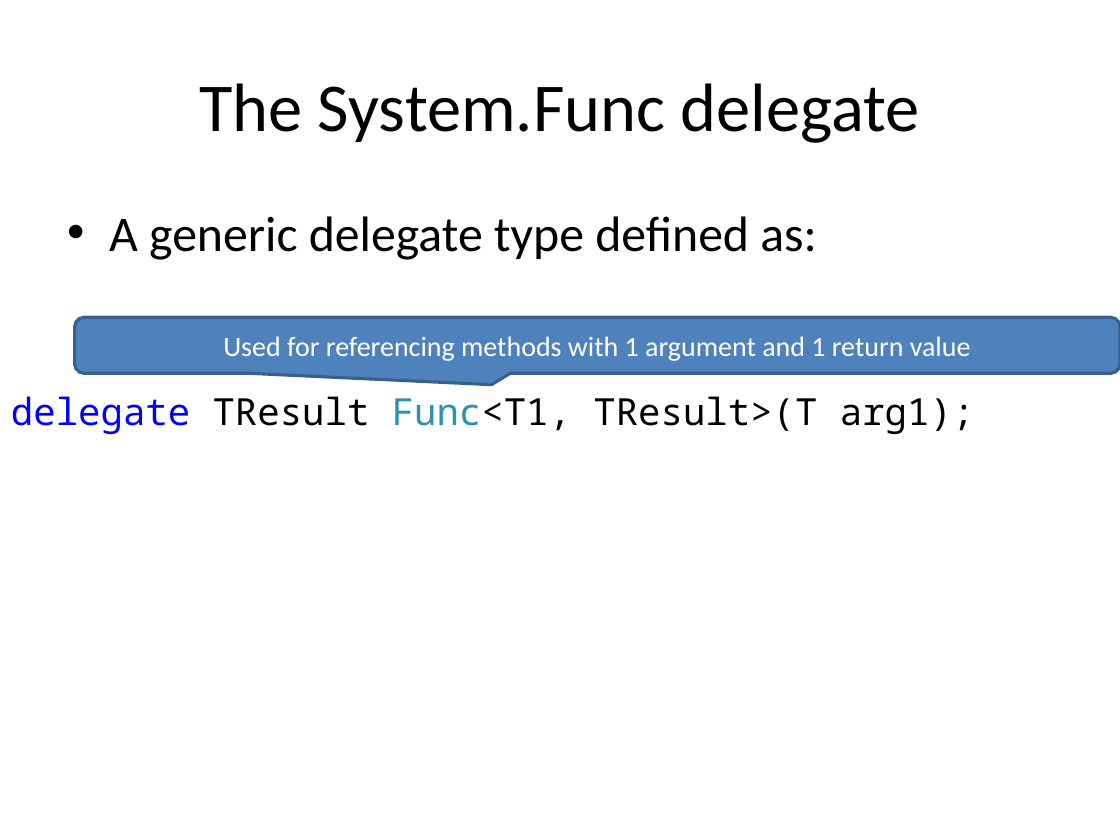
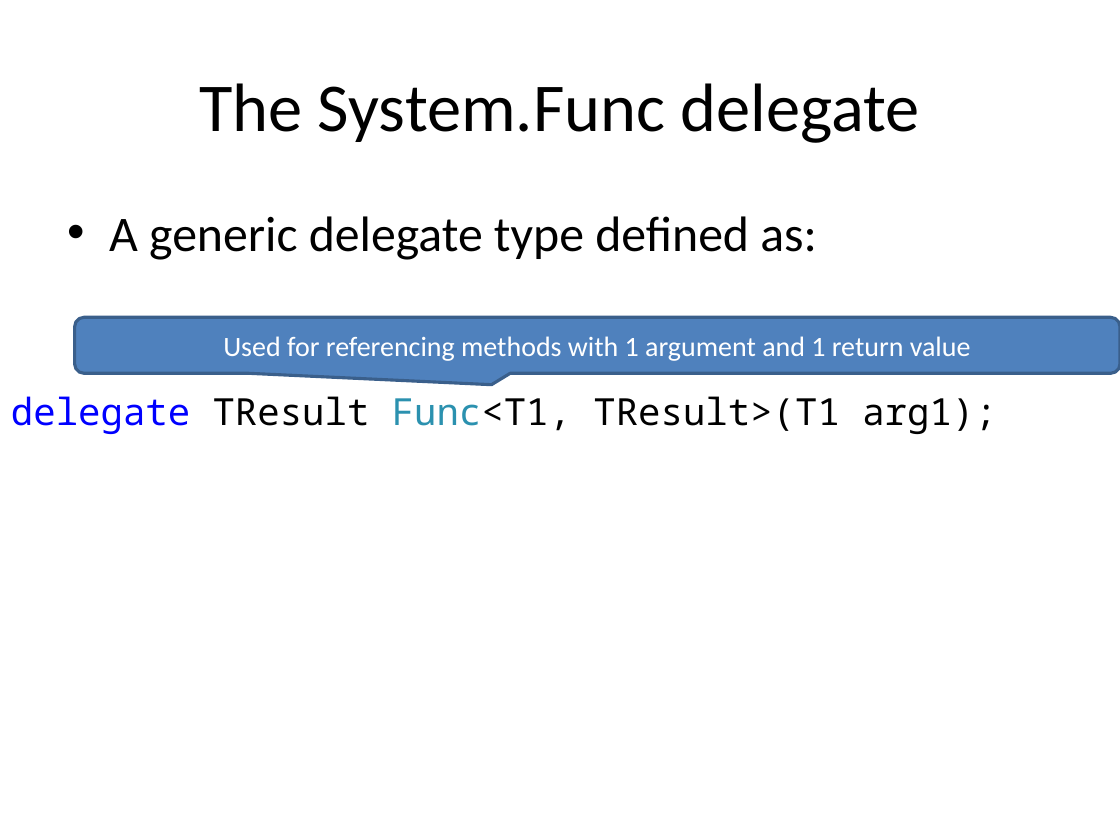
Before and after one commit to iap-csharp/iap-csharp.github.com, a slide deck: slide 25 of IAP-CSharp-Lecture-2.pptx. Drawn at 1120x840 pixels with LibreOffice and Linux fonts; fonts in the diff are those of the drawing. Boxes give left, top, right and bottom in pixels: in the first picture for what was removed or moved away, otherwise in the second. Text is boxed around its words. In the diff, an @@ line names an element or a change of style, - is before the commit and + after.

```diff
--- a/IAP-CSharp-Lecture-2.pptx
+++ b/IAP-CSharp-Lecture-2.pptx
@@ text at box(11, 396, 996, 434): text changed @@
-delegate TResult Func<T1, TResult>(T arg1);
+delegate TResult Func<T1, TResult>(T1 arg1);
```
Also in this commit, not shown: 1 slide removed, 2 other files.
